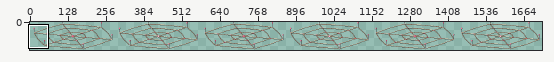
A pixel-art file gets an edit: art/authoring/spells/silk_web.aseprite. The first picture is a wide view before the edit; the outline marks the close-up.
Close-up. First the earlier version:
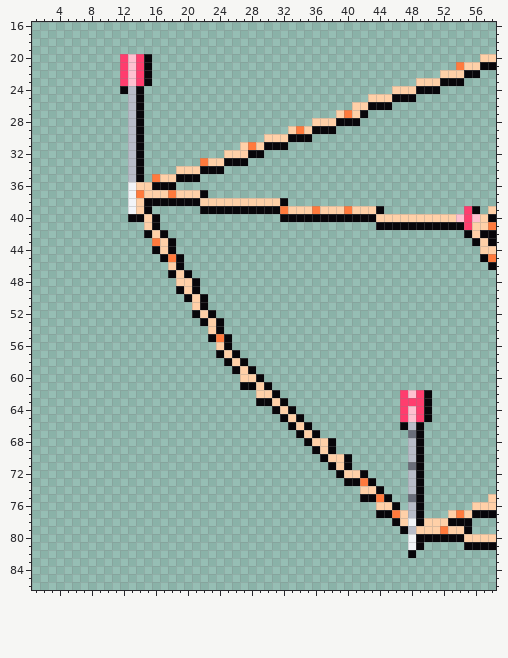
1728x96 pixels, 1 frame. Shown: x 1..58, y 16..86. The wide view leaves out empty margins. The commit also changed other parts of the picture, which this record leaves out.
And afterwards:
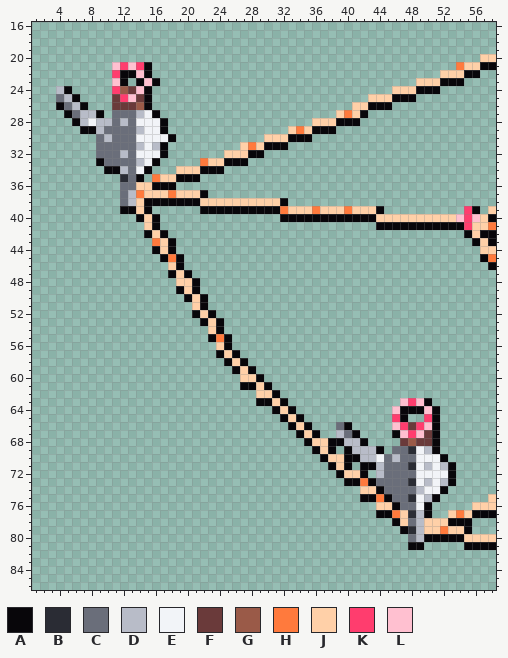
Palette (. is transparent): A #08060a  B #2a2c34  C #6a6e7a  D #b8bcc8  E #f2f4f8  F #6a3a3a  G #9a5a48  H #ff7a3d  J #ffd0a8  K #ff3d6e  L #ffc0d0
Difference:
Changed rows in their new state; - is an unchanged pixel.
first column x 4:
20 --------....---
21 -------L-------
22 -------KAAL----
23 -------LA.ALA--
24 DA-----KGFLA---
25 CDA----FKLFA---
26 ACDA---FFFGA---
27 -ACDDA-CCCDEA--
28 --ADEDDCDCEEEA-
29 ---AADCCCCDEEA-
30 -----CDCCCEEEEA
31 -----CCCCCDEDA-
32 -----CCCDCEEEA-
33 -----ACCCCDEA--
34 ------AADCEA---
35 --------BC-----
36 --------CC-----
37 --------CD-----
38 --------CD-----
39 --------AA-----
40 ---------.-----
first column x 39:
62 --------....---
63 --------L-L----
64 -------LAAALA--
65 -------KA..KA--
66 CA-----LKFKLA--
67 DCA----ALKLFA--
68 ADDA----FGFFA--
69 -ADDDA-CCBEDA--
70 --ADDECDCCEEEA-
71 ---AADCCCBEDEDA
72 -----DCCCCEEEEA
73 -----CCCCBEDEDA
74 ------CCCCDEEA-
75 -------CCBEDA--
76 --------CCEA---
77 ---------BDA---
78 ---------CD----
79 ---------BD----
80 ---------CD----
81 ---------A-----
82 ---------.-----
